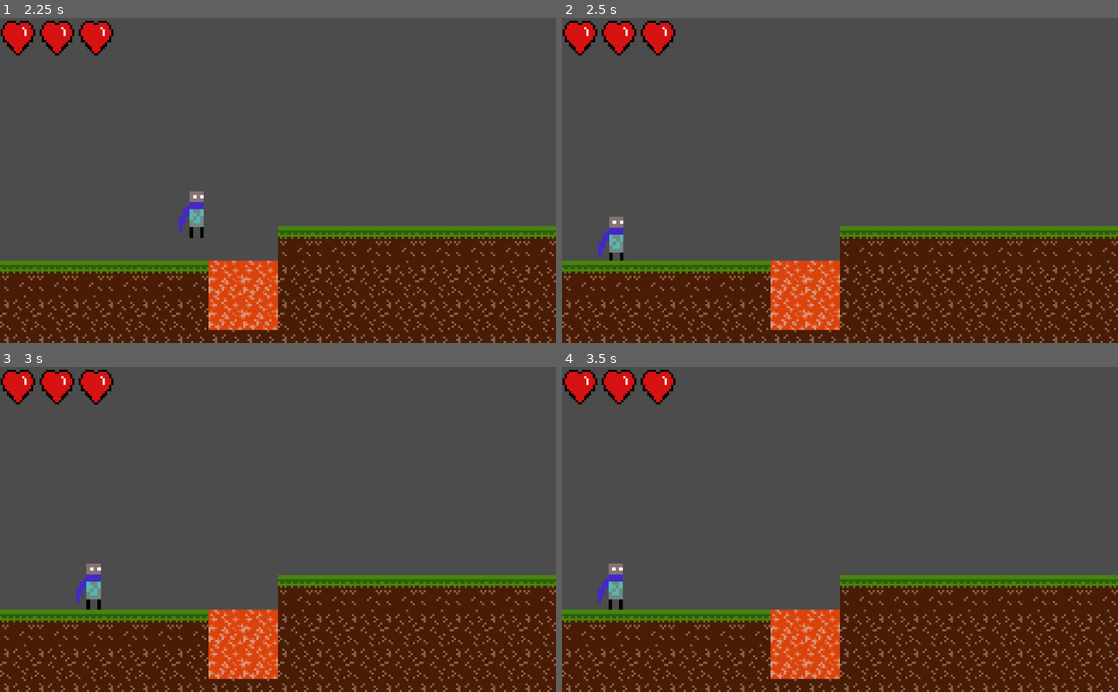
Above: before the commit, frames 1-4 (two rows, left to right).
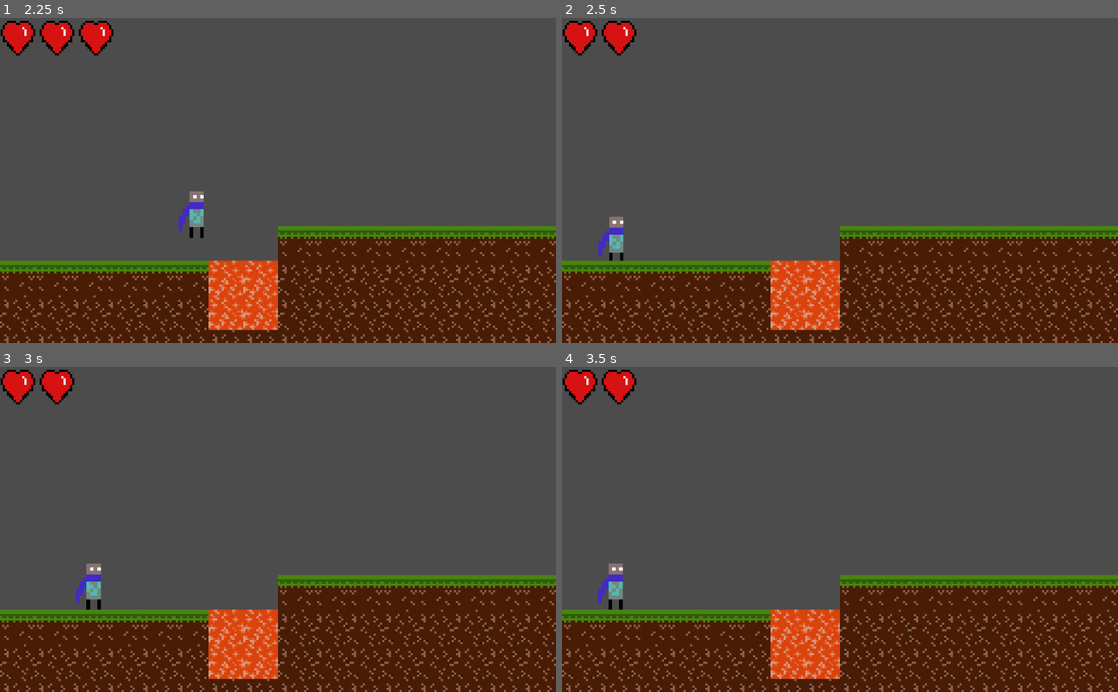
Above: after the commit, the same moments.

Repository: Mechasparrow/Novarod
Game: Godot game, scene res://_Scenes/Menu.tscn
Two runs of this game, one before a commit and one after it. Both use one fixed random seed, a clock stepped at 60 frames per second and the inputs below.
Inputs:
- Up to frame 1 (2.25 s): click "Start" at 0.5 s; tap Enter at 1.25 s; hold Right (move_right) from 1.28 s (still down); tap Space (jump) at 1.52 s
- Up to frame 2 (2.5 s): keep holding Right (move_right); tap Space (jump) at 2.27 s
- Up to frame 3 (3 s): release Right (move_right) at 2.78 s; hold Left (move_left) from 2.78 s (still down)
- Up to frame 4 (3.5 s): keep holding Left (move_left)

Frame 1 is identical in both runs. In frame 2, 0.5% of the frame differs, in the area x 14-21%, y 0-12%; in frame 3, 0.5%; in frame 4, 0.5%.

Commit message:
player health damage

Diff:
--- a/_Scenes/Menu.tscn
+++ b/_Scenes/Menu.tscn
@@ -2,7 +2,7 @@
 
 [ext_resource path="res://_Scripts/Menu.gd" type="Script" id=1]
 
-[node name="Node" type="Node"]
+[node name="Node" type="Node" index="0"]
 
 script = ExtResource( 1 )
 
--- a/_Scripts/Player.gd
+++ b/_Scripts/Player.gd
@@ -92,16 +92,21 @@
 	#Collide collision
 	k_collision = move_and_collide(Vector2(0,1));
 	if not k_collision == null:
-		touched_node = k_collision.collider.get_name()
-		check_collided_node(touched_node)
+
+		if touched_node == "":
+			touched_node = k_collision.collider.get_name()
+			check_collided_node(touched_node)
 
 	# Slide collision
 	if (get_slide_count() > 0):
 		k_collision = get_slide_collision(0)
 
 	if not k_collision == null:
-		touched_node = k_collision.collider.get_name()
-		check_collided_node(touched_node)
+
+		if touched_node == "":
+			touched_node = k_collision.collider.get_name()
+			check_collided_node(touched_node)
+
 
 func respawn():
 
@@ -114,5 +119,11 @@
 	if (node_name == "Hazard"):
 		print ("thats bad")
 		respawn()
+		take_damage(1)
+	pass
 
-	pass
+
+func take_damage(damage):
+
+	health = health - damage
+	emit_signal("health_changed", health)
